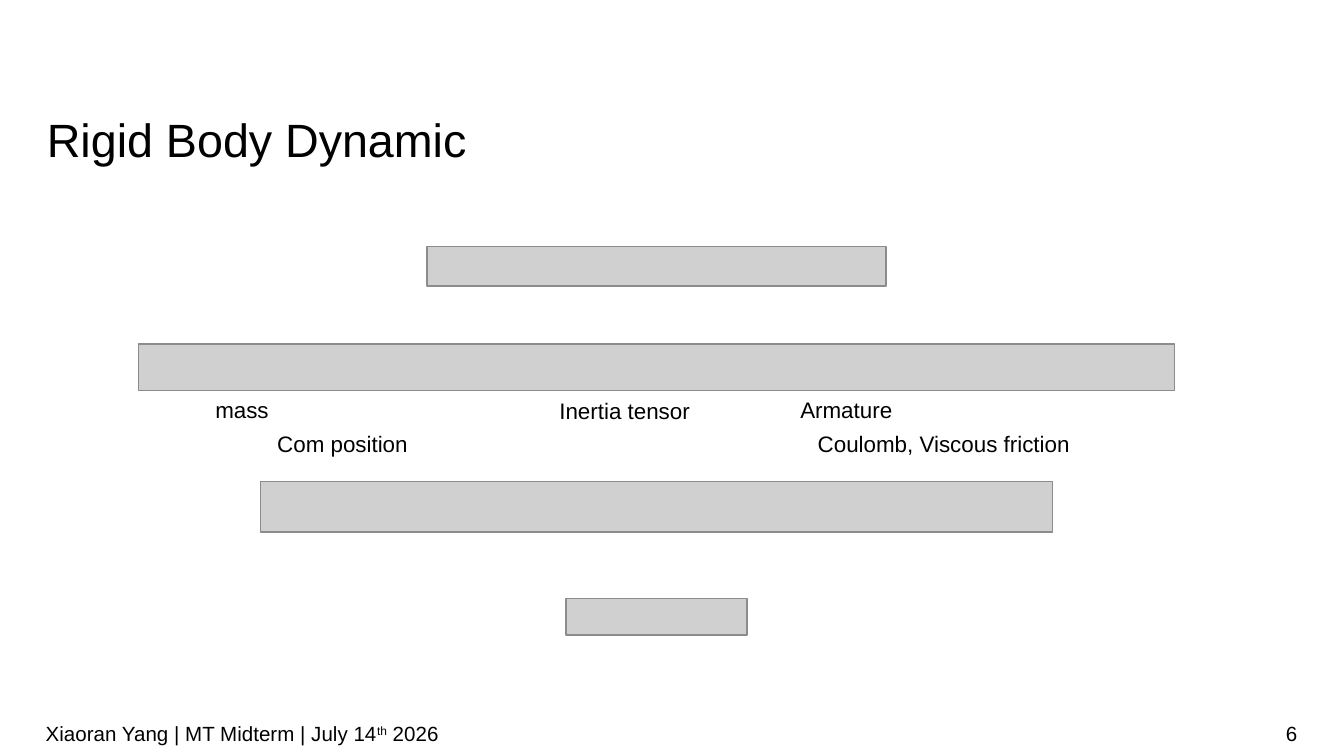
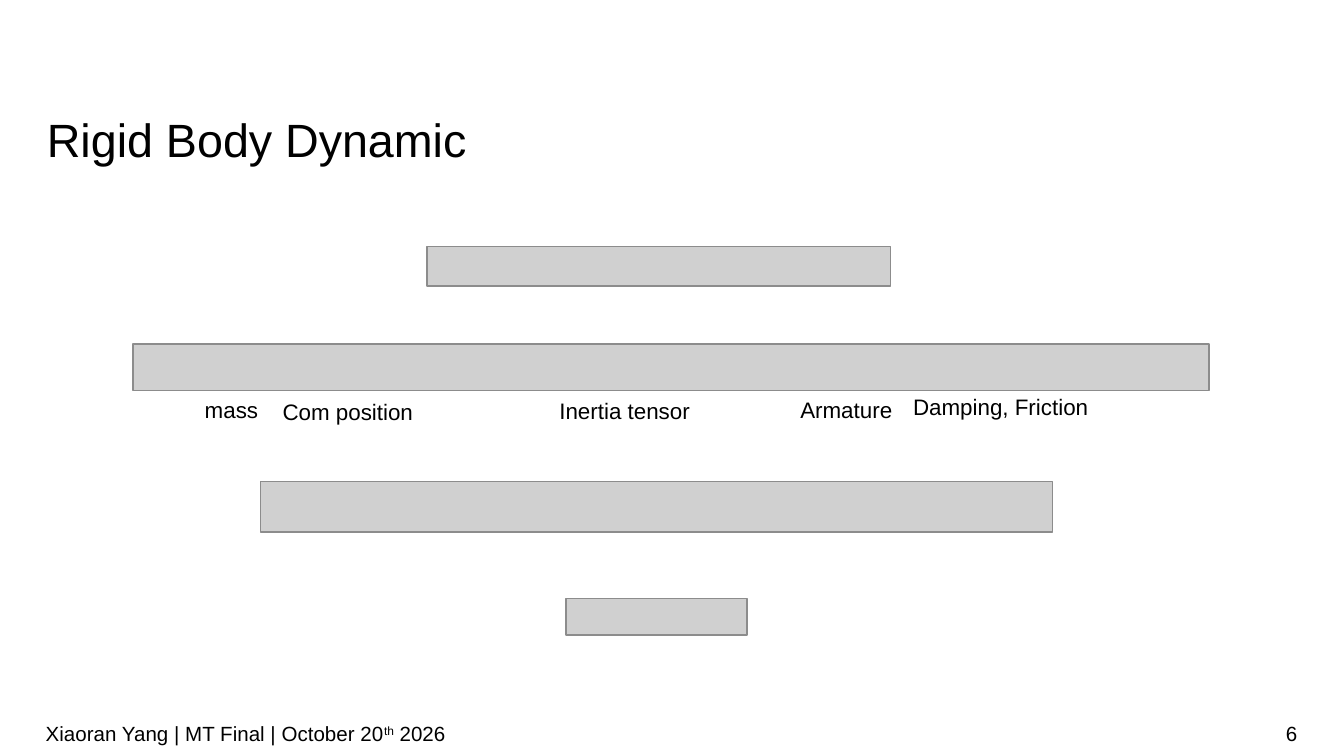
Before and after one commit to IDoccupled/identification, a slide deck: slide 6 of presentation/Midterm.odp. Drawn at 1344x756 pixels with LibreOffice and Linux fonts; fonts in the diff are those of the drawing; grey boxes stand for pictures; background and template pictures are left out. Boxes give left, top, right and bottom in pixels: in the first picture for what was removed or moved away, otherwise in the second. Text is boxed around its words. In the diff, an @@ line names an element or a change of style, - is before the commit and + after.

```diff
--- a/presentation/Midterm.odp
+++ b/presentation/Midterm.odp
@@ picture: place and size @@
-picture at box(427, 246, 887, 286)
+picture at box(427, 246, 891, 286)
@@ picture: place and size @@
-picture at box(138, 344, 1175, 391)
+picture at box(133, 344, 1208, 391)
@@ text "mass": place and size @@
-text "mass" at box(215, 406, 268, 419)
+text "mass" at box(205, 406, 258, 419)
@@ text "Com position": place and size @@
-text "Com position" at box(277, 435, 408, 457)
+text "Com position" at box(283, 403, 413, 425)
@@ text at box(913, 398, 1088, 420): text changed @@
-Coulomb, Viscous friction
+Damping, Friction
@@ text at box(46, 726, 446, 746): text changed @@
-Xiaoran Yang | MT Midterm | July 14th 2026
+Xiaoran Yang | MT Final | October 20th 2026
```
Also in this commit, not shown: 6 other slides changed, 2 slides added, 3 slides removed.
